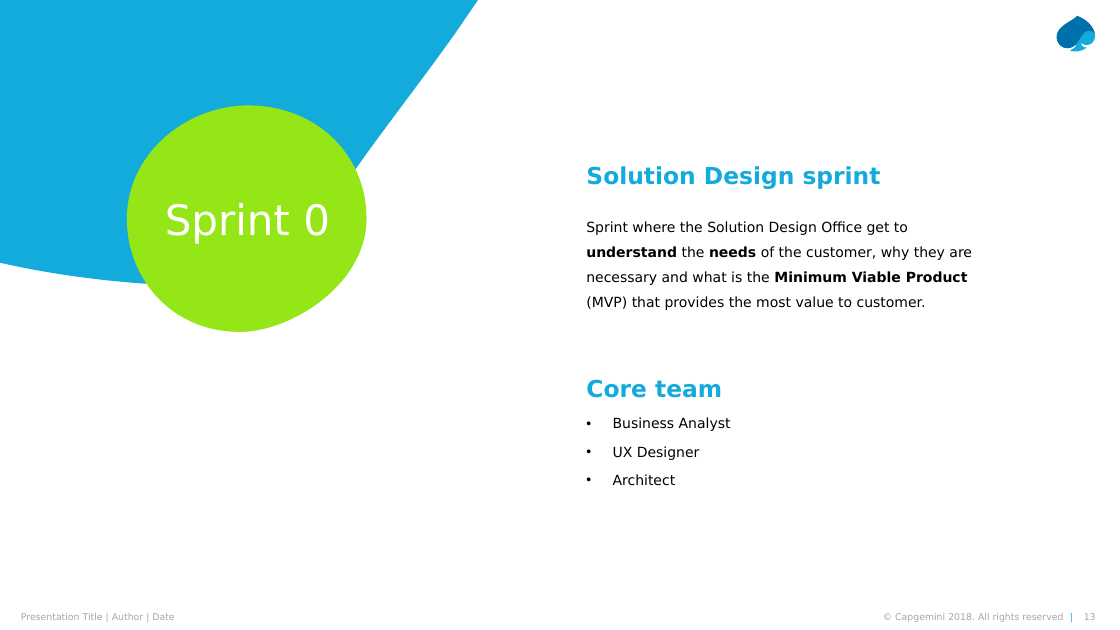
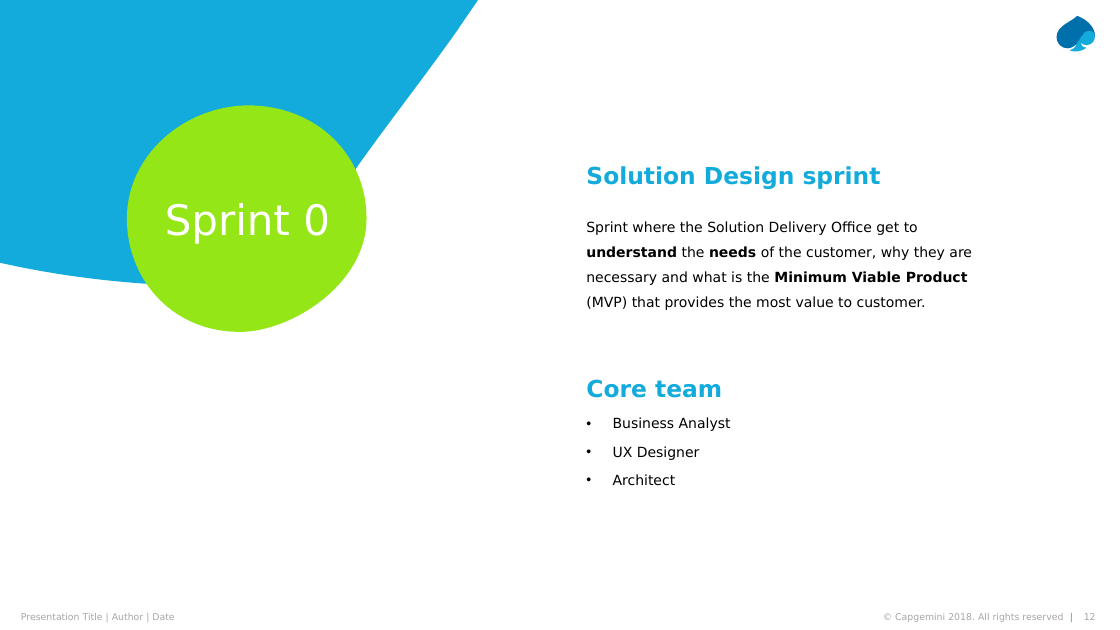
Before and after one commit to devonfw/accelerated-solution-design, a slide deck: slide 12 of ASD_Presentation.pptx (slide 13 before the commit). Drawn at 1120x630 pixels with LibreOffice and Linux fonts; fonts in the diff are those of the drawing. Boxes give left, top, right and bottom in pixels: in the first picture for what was removed or moved away, otherwise in the second. Text is boxed around its words. In the diff, an @@ line names an element or a change of style, - is before the commit and + after.

Commit message:
Updated presentation

```diff
--- a/ASD_Presentation.pptx
+++ b/ASD_Presentation.pptx
@@ text at bbox=[586, 221, 972, 310]: text changed @@
-Sprint where the Solution Design Office get to understand the needs of the customer, why they are necessary and what is the Minimum Viable Product (MVP) that provides the most value to customer.
+Sprint where the Solution Delivery Office get to understand the needs of the customer, why they are necessary and what is the Minimum Viable Product (MVP) that provides the most value to customer.
```
Also in this commit, not shown: 9 other slides changed, 1 slide removed.
